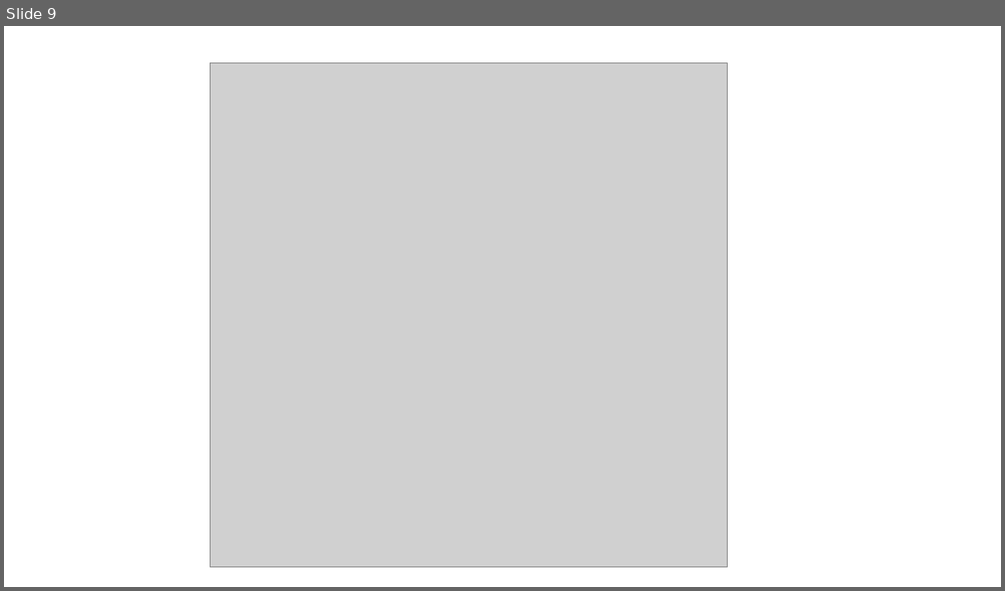
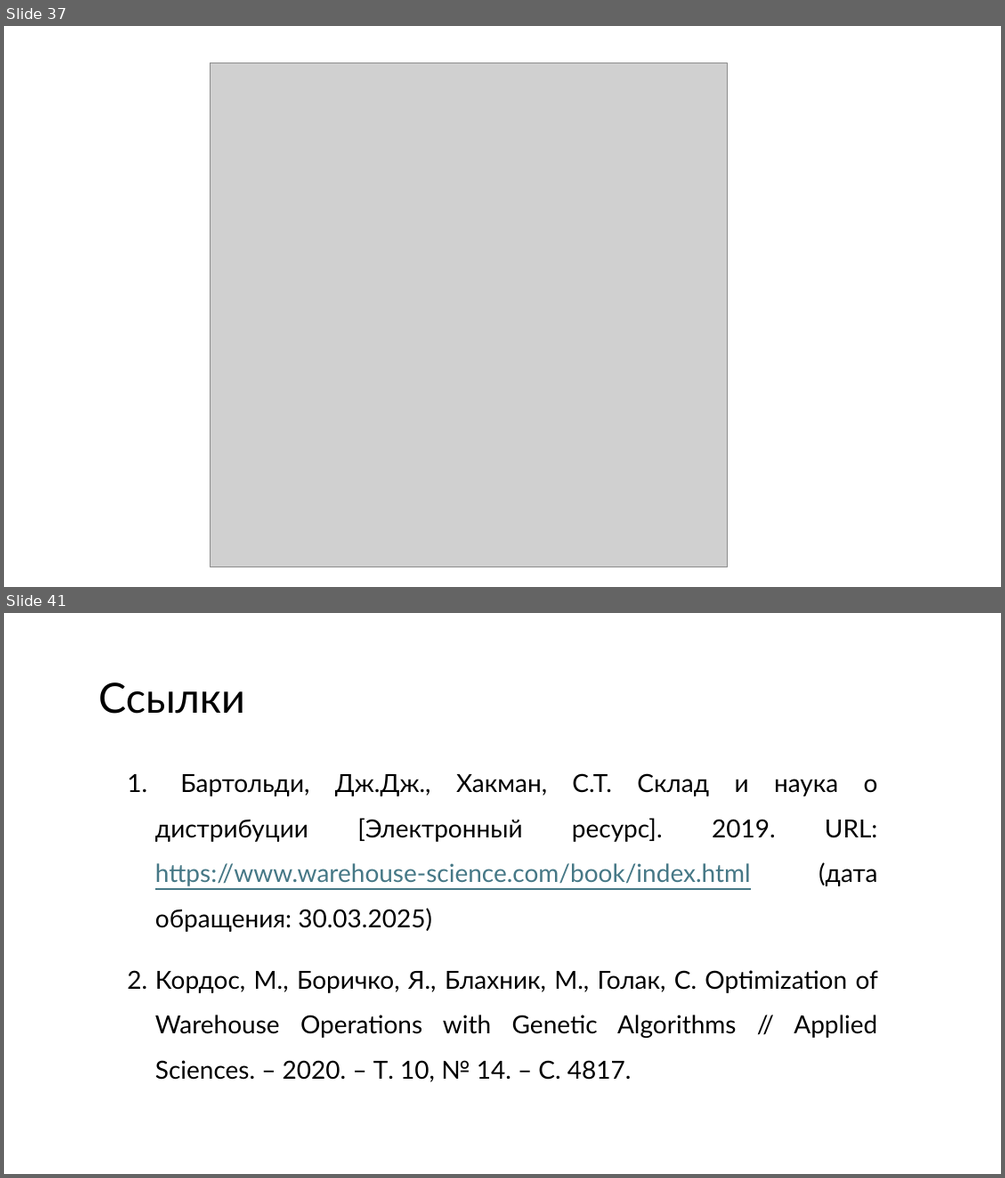
Before and after one commit to w1ldhoneyp1e/goods-distribution-warehouse, a slide deck: presentation.pptx. Shown one above the other, each under a label of ours: slide 9 before the commit, slides 37 and 41 after it; the slides between them are not shown. The pictures are 1005x591 and 1005x1178 pixels, drawn with LibreOffice and Linux fonts; fonts in the diff are those of the drawing; grey boxes stand for pictures. Boxes give left, top, right and bottom in pixels: in the first picture for what was removed or moved away, otherwise in the second. Text is boxed around its words. In the diff, an @@ line names an element or a change of style, - is before the commit and + after.

```diff
--- a/presentation.pptx
+++ b/presentation.pptx
@@ slide 41 added at (4,613,1001,1174), background #FFFFFF @@
@@ title added at (98,682,245,714), 40 pt, text #000000 @@
+Ссылки
@@ text added at (155,773,878,1082), 24 pt, text #000000 @@
+1. Бартольди, Дж.Дж., Хакман, С.Т. Склад и наука о дистрибуции [Электронный ресурс]. 2019. URL: https://www.warehouse-science.com/book/index.html (дата обращения: 30.03.2025)
+2. Кордос, М., Боричко, Я., Блахник, М., Голак, С. Optimization of Warehouse Operations with Genetic Algorithms // Applied Sciences. – 2020. – Т. 10, № 14. – С. 4817.
@@ what was slide 9 is now slide 37 @@
```
Also in this commit, not shown: 16 slides changed, 22 other slides added, 3 slides removed, 29 other files.
